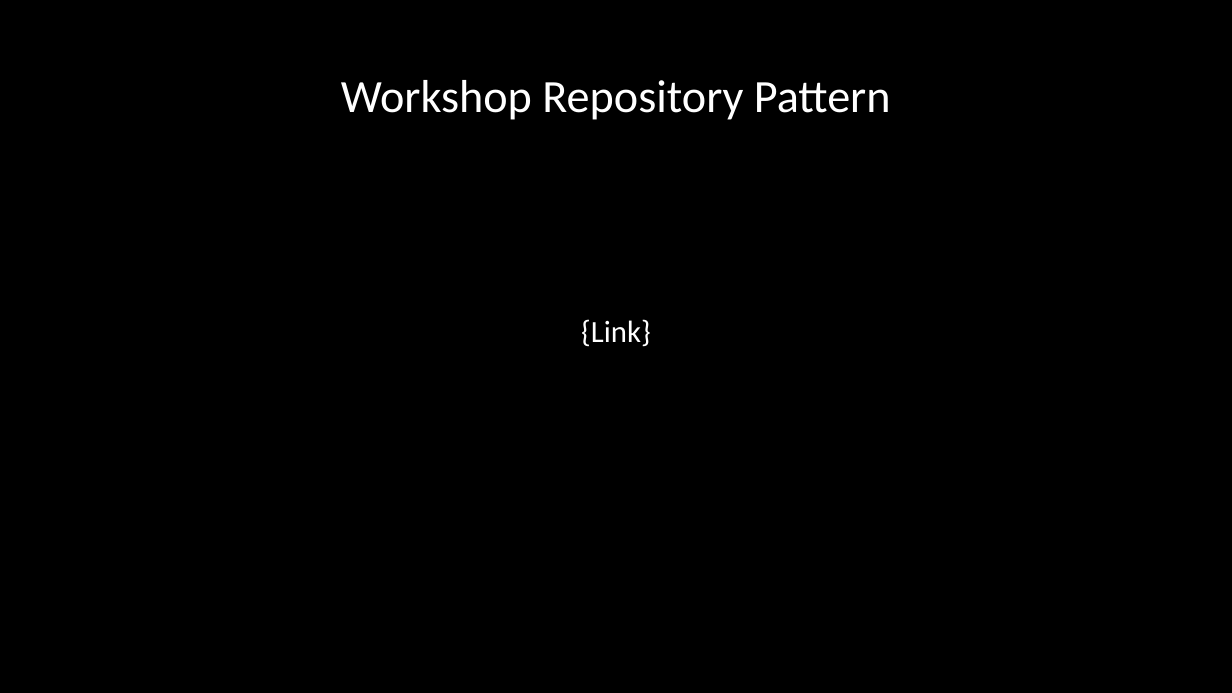
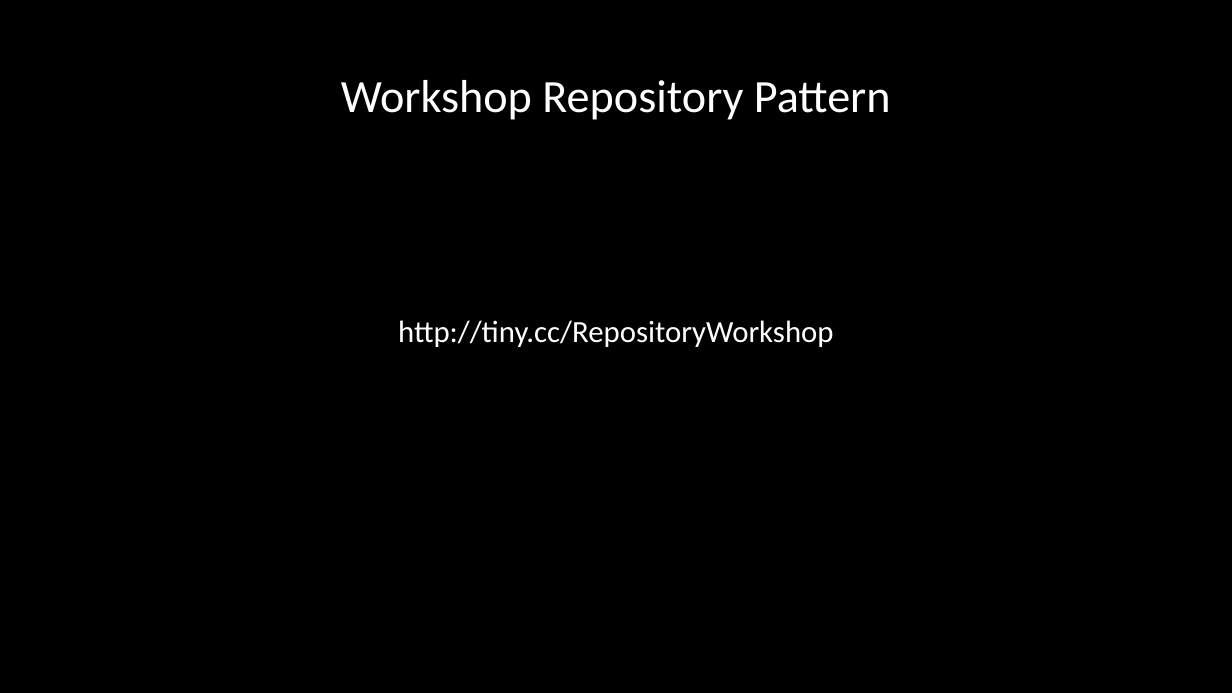
Before and after one commit to RandyGrouls/nots-wapp-workshop, a slide deck: slide 9 of slides/Framework_presentatie.pptx. Drawn at 1232x693 pixels with LibreOffice and Linux fonts; fonts in the diff are those of the drawing; background and template pictures are left out. Boxes give left, top, right and bottom in pixels: in the first picture for what was removed or moved away, otherwise in the second. Text is boxed around its words. In the diff, an @@ line names an element or a change of style, - is before the commit and + after.

```diff
--- a/slides/Framework_presentatie.pptx
+++ b/slides/Framework_presentatie.pptx
@@ text at box(398, 320, 833, 347): text changed @@
-{Link}
+http://tiny.cc/RepositoryWorkshop
```
Also in this commit, not shown: 3 other slides changed.
